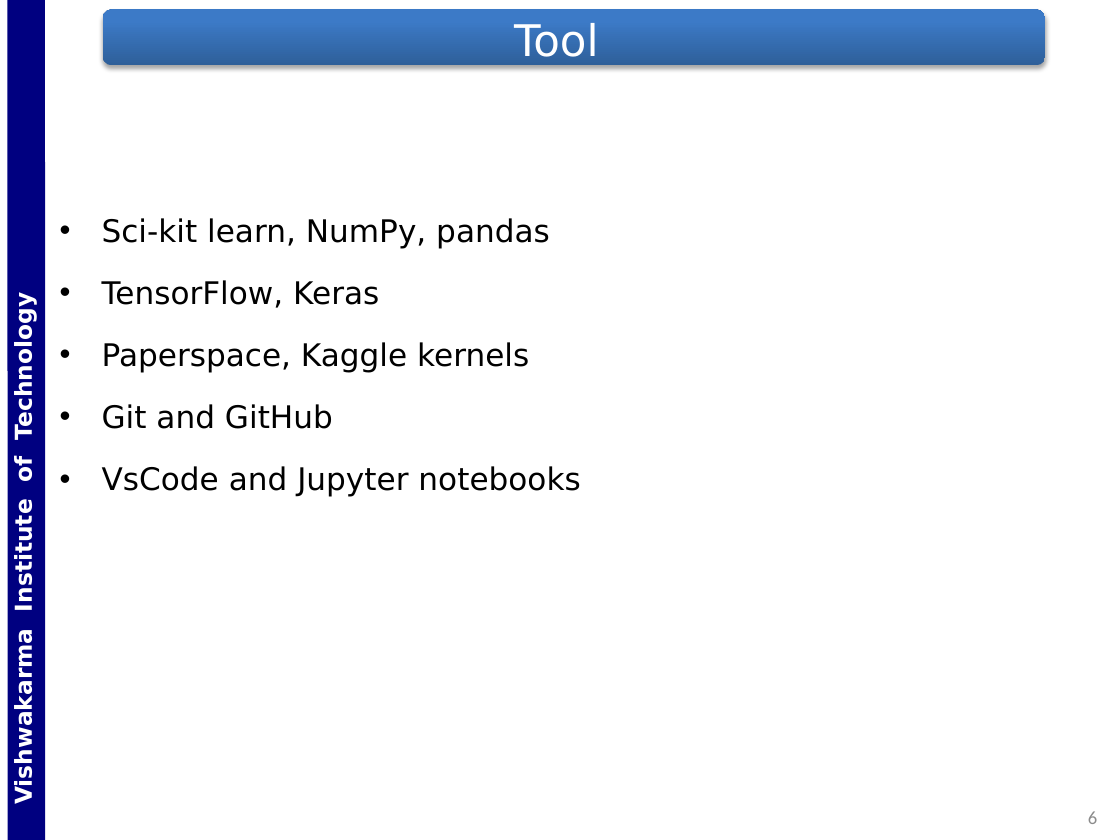
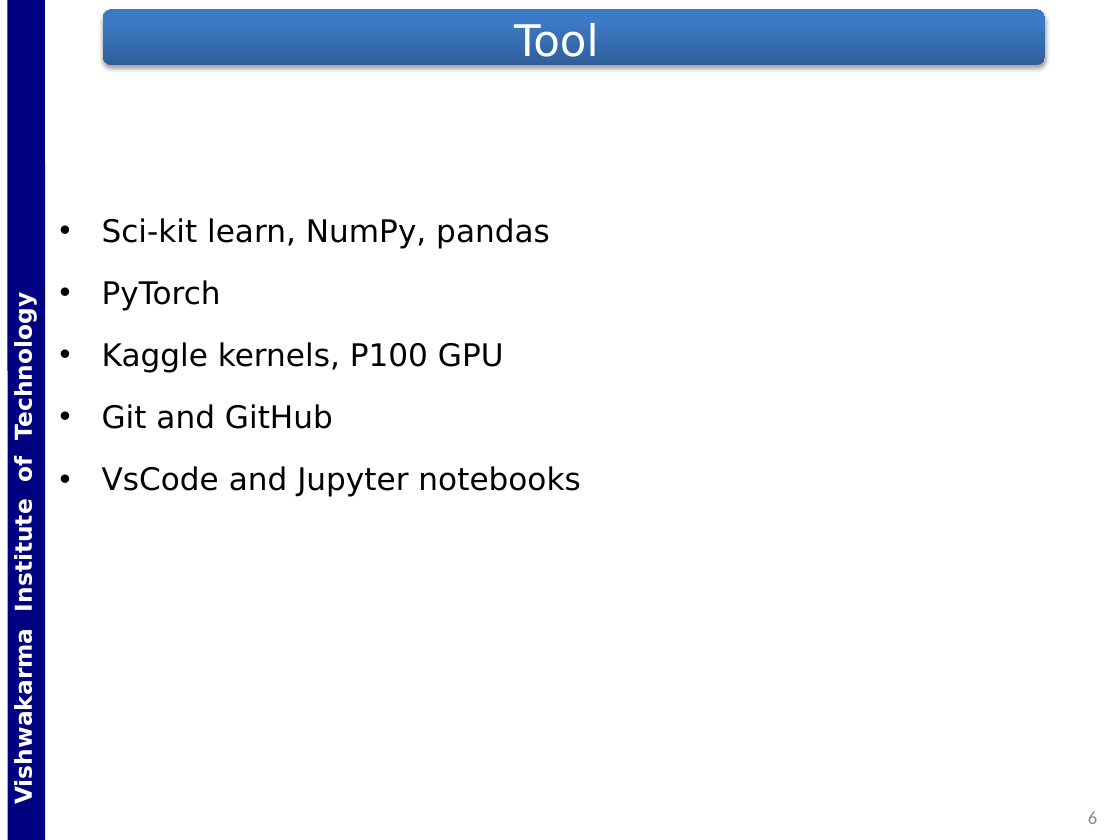
Before and after one commit to Gladiator07/Harvestify, a slide deck: slide 6 of Docs/PPT_ED_SY_DIV-ICA_BATCH-B3_GRP-G5_DATE-201030_RN-65-66-67-68.pptx. Drawn at 1120x840 pixels with LibreOffice and Linux fonts; fonts in the diff are those of the drawing; background and template pictures are left out. Boxes give left, top, right and bottom in pixels: in the first picture for what was removed or moved away, otherwise in the second. Text is boxed around its words. In the diff, an @@ line names an element or a change of style, - is before the commit and + after.

```diff
--- a/Docs/PPT_ED_SY_DIV-ICA_BATCH-B3_GRP-G5_DATE-201030_RN-65-66-67-68.pptx
+++ b/Docs/PPT_ED_SY_DIV-ICA_BATCH-B3_GRP-G5_DATE-201030_RN-65-66-67-68.pptx
@@ text at bbox=[102, 280, 504, 373]: text changed @@
-• TensorFlow, Keras
-• Paperspace, Kaggle kernels
+• PyTorch
+• Kaggle kernels, P100 GPU
```
Also in this commit, not shown: 2 other slides changed, 5 slides added, 2 other files.
